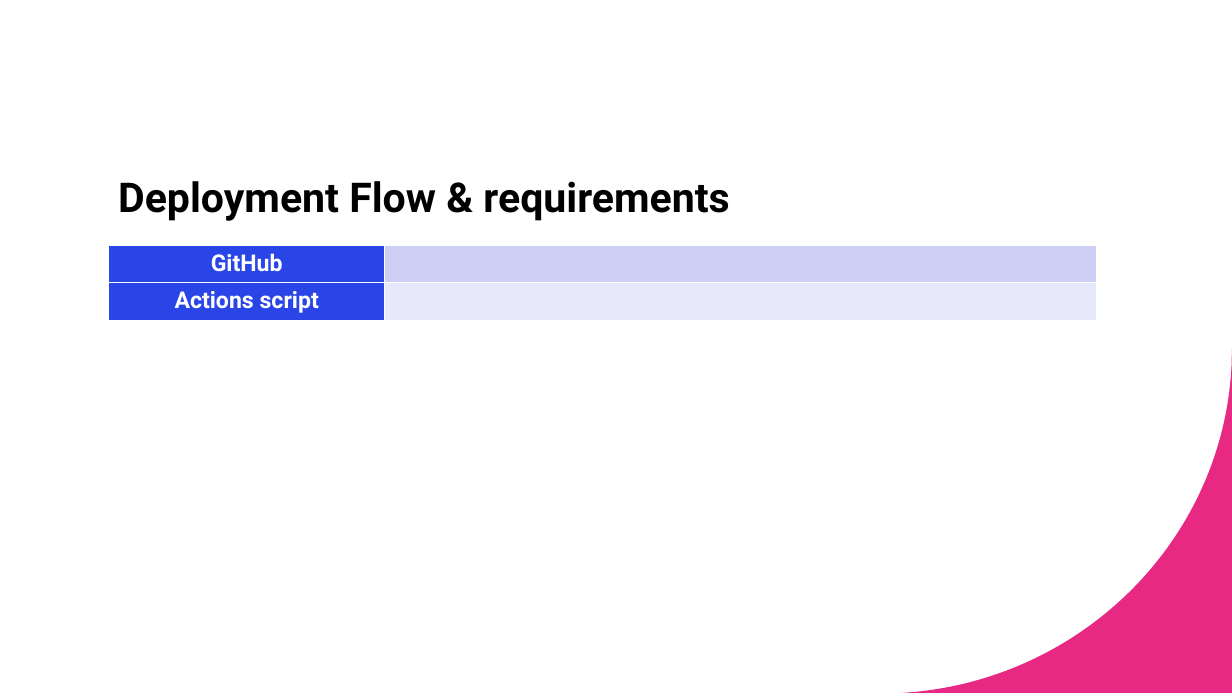
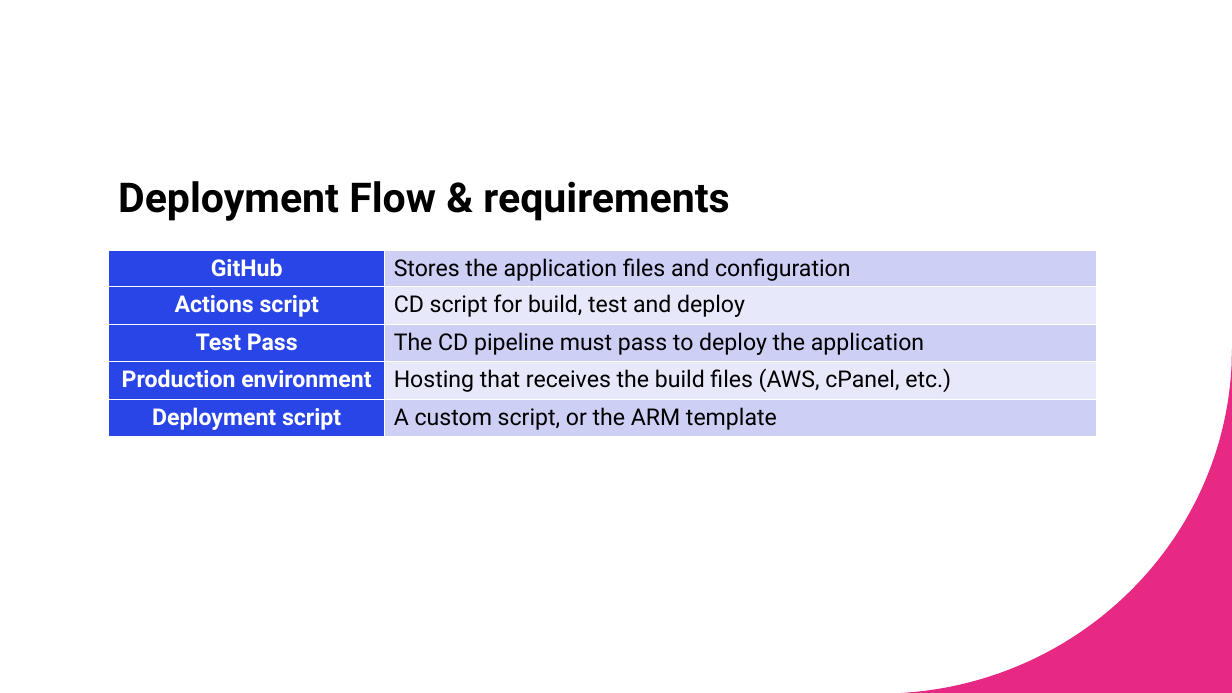
Before and after one commit to navjit80/PortAppA, a slide deck: slide 7 of documentation/Sprint2_PAA.pptx. Drawn at 1232x693 pixels with LibreOffice and Linux fonts; fonts in the diff are those of the drawing. Boxes give left, top, right and bottom in pixels: in the first picture for what was removed or moved away, otherwise in the second. Text is boxed around its words. In the diff, an @@ line names an element or a change of style, - is before the commit and + after.

```diff
--- a/documentation/Sprint2_PAA.pptx
+++ b/documentation/Sprint2_PAA.pptx
@@ table at box(109, 250, 1097, 437) @@
-row 1: GitHub | 
-row 2: Actions script | 
+row 1: GitHub | Stores the application files and configuration
+row 2: Actions script | CD script for build, test and deploy
+row 3: Test Pass | The CD pipeline must pass to deploy the application
+row 4: Production environment | Hosting that receives the build files (AWS, cPanel, etc.)
+row 5: Deployment script | A custom script, or the ARM template
@@ table: place and size @@
-table at box(109, 245, 1097, 320)
+table at box(109, 250, 1097, 437)
```
Also in this commit, not shown: 3 other slides changed, 2 slides added, 1 other file.
